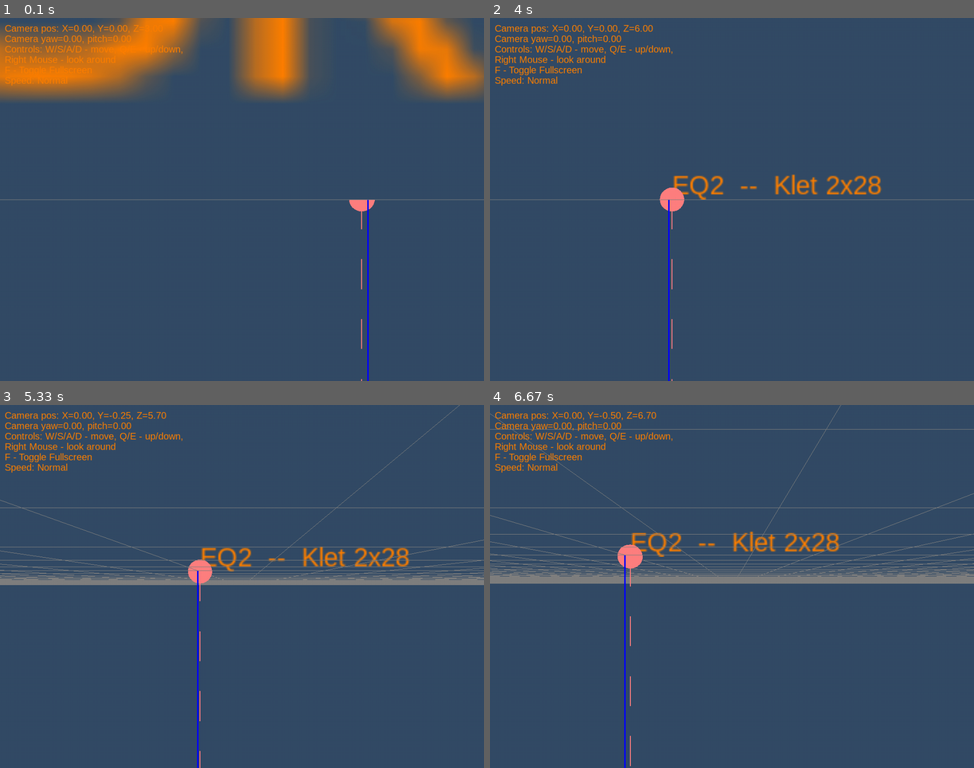
Above: before the commit, frames 1-4 (two rows, left to right).
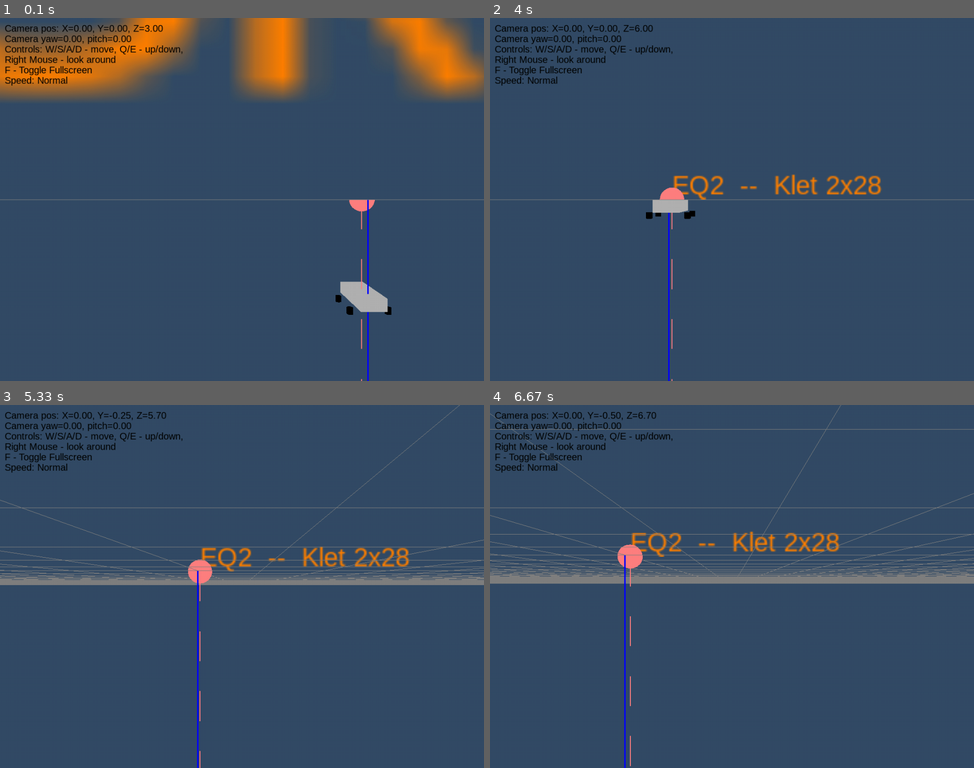
Above: after the commit, the same moments.

Repository: mike7109/Mine3DExplorer
Game: pygame game, started from main.py
Two runs of this game, one before a commit and one after it. Both use one fixed random seed, a clock stepped at 60 frames per second and the inputs below.
Inputs (mouse positions are in pixels of both pictures, inside the frame that each line leads up to):
- Up to frame 1 (0.1 s): no input
- Up to frame 2 (4 s): hold D 0.33-0.8 s; move the mouse to (712, 214) at 0.37 s; hold D 1.17-1.63 s; hold A 1.67-2.2 s; hold A 2.57-2.97 s; hold D from 3.4 s (still down)
- Up to frame 3 (5.33 s): release D at 4.03 s; hold A 4.47-4.93 s; tap E at 4.62 s; hold D from 4.97 s (still down)
- Up to frame 4 (6.67 s): release D at 5.43 s; hold D 5.8-6.27 s; tap E at 5.95 s; hold A from 6.3 s (still down)

The runs differ from the first frame. In frame 1, 2.1% of the frame differs, in the area x 1-81%, y 1-82%; in frame 2, 1.8%; in frame 3, 1.4%; in frame 4, 1.4%.

Commit message:
красиво текст отображается

Diff:
--- a/config.py
+++ b/config.py
@@ -40,3 +40,62 @@
 
 EQUIPMENT_DASH_LENGTH = 0.5
 EQUIPMENT_GAP_LENGTH = 0.5
+
+class Trolley:
+    def __init__(self, equipment, speed=0.02):
+        """
+        equipment: словарь оборудования из equipment_list
+        speed: скорость движения вагонетки
+        """
+        self.equipment = equipment
+        self.speed = speed
+        self.direction = 1  # 1: вперед, -1: назад
+        self.progress = 0.0  # Прогресс по линии от 0.0 до 1.0
+        self.wheel_rotation = 0.0  # Угол вращения колёс
+
+    def update(self):
+        """Обновление позиции вагонетки и вращения колёс."""
+        self.progress += self.direction * self.speed
+        if self.progress >= 1.0:
+            self.progress = 1.0
+            self.direction = -1
+        elif self.progress <= 0.0:
+            self.progress = 0.0
+            self.direction = 1
+
+        # Обновляем вращение колёс
+        # Предполагаем, что полный оборот колеса соответствует перемещению на его окружность
+        wheel_radius = 0.05  # Радиус колеса
+        wheel_circumference = 2 * math.pi * wheel_radius
+        self.wheel_rotation += (self.speed / wheel_circumference) * 360
+        self.wheel_rotation = self.wheel_rotation % 360
+
+    def get_position(self):
+        """Вычисление текущей позиции вагонетки."""
+        start = (self.equipment['xs'], self.equipment['ys'], self.equipment['zs'])
+        end = (self.equipment['xf'], self.equipment['yf'], self.equipment['zf'])
+        x = start[0] + (end[0] - start[0]) * self.progress
+        y = start[1] + (end[1] - start[1]) * self.progress
+        z = start[2] + (end[2] - start[2]) * self.progress
+        return (x, y, z)
+
+    def get_direction_vector(self):
+        """Вычисление нормализованного вектора направления движения."""
+        start = (self.equipment['xs'], self.equipment['ys'], self.equipment['zs'])
+        end = (self.equipment['xf'], self.equipment['yf'], self.equipment['zf'])
+        dx = end[0] - start[0]
+        dy = end[1] - start[1]
+        dz = end[2] - start[2]
+        length = math.sqrt(dx**2 + dy**2 + dz**2)
+        if length == 0:
+            return (0, 0, 1)  # По умолчанию вперед по оси Z
+        return (dx / length, dy / length, dz / length)
+
+    def set_speed(self, new_speed):
+        self.speed = new_speed
+
+    def accelerate(self, delta):
+        self.speed += delta
+
+# Список всех вагонеток
+trolleys_list = []
--- a/data_loader.py
+++ b/data_loader.py
@@ -32,9 +32,9 @@
     with open(csv_file, 'r', encoding='utf-8') as f:
         reader = csv.DictReader(f)
         for row in reader:
-            eq_name   = row['eq_name']
+            eq_name = row['eq_name']
             eq_status = int(row['eq_status'])
-            line_eq   = int(row['line_eq'])
+            line_eq = int(row['line_eq'])
             xs = float(row['xs'])
             ys = float(row['ys'])
             zs = float(row['zs'])
@@ -43,14 +43,22 @@
             zf = float(row['zf'])
 
             entry = {
-                'eq_name':   eq_name,
+                'eq_name': eq_name,
                 'eq_status': eq_status,
-                'line_eq':   line_eq,
+                'line_eq': line_eq,
                 'xs': xs, 'ys': ys, 'zs': zs,
                 'xf': xf, 'yf': yf, 'zf': zf
             }
             config.equipment_list.append(entry)
+
     print(f"Loaded {len(config.equipment_list)} equipment from {csv_file}")
+
+    # Создание вагонеток для каждого оборудования с индивидуальной скоростью (опционально)
+    for idx, equipment in enumerate(config.equipment_list):
+        speed = 0.005  # Пример: разные скорости для разных вагонеток
+        trolley = config.Trolley(equipment, speed=speed)
+        config.trolleys_list.append(trolley)
+    print(f"Initialized {len(config.trolleys_list)} trolleys.")
 
 
 def load_works(csv_file):
--- a/main.py
+++ b/main.py
@@ -50,6 +50,10 @@
 
         input_handling.update_camera_state()
 
+        # Обновление позиций вагонеток
+        for trolley in config.trolleys_list:
+            trolley.update()
+
         # Очищаем экран
         glClear(GL_COLOR_BUFFER_BIT | GL_DEPTH_BUFFER_BIT)
         glMatrixMode(GL_MODELVIEW)
--- a/renderer_3d.py
+++ b/renderer_3d.py
@@ -90,6 +90,80 @@
     glDisable(GL_TEXTURE_2D)
     glDisable(GL_BLEND)
 
+def draw_trolley(trolley):
+    """Рисуем упрощённую вагонетку параллельно линии оборудования с вращающимися колёсами."""
+    position = trolley.get_position()
+    x, y, z = position
+
+    # Получаем направление движения для ориентации
+    direction = trolley.get_direction_vector()
+
+    # Вычисляем угол поворота на основе направления
+    angle = math.degrees(math.atan2(direction[0], direction[2]))  # atan2(X, Z)
+
+    glPushMatrix()
+    glTranslatef(x, y, z)
+    glRotatef(-angle, 0, 1, 0)  # Поворачиваем вагонетку вдоль линии
+
+    # Устанавливаем цвет вагоночки
+    glColor3f(0.7, 0.7, 0.7)  # Серый цвет
+
+    # Рисуем основной прямоугольный блок
+    glBegin(GL_QUADS)
+    # Передняя грань
+    glVertex3f(-0.5, 0.0, -0.2)
+    glVertex3f(0.5, 0.0, -0.2)
+    glVertex3f(0.5, 0.0, 0.2)
+    glVertex3f(-0.5, 0.0, 0.2)
+    # Задняя грань
+    glVertex3f(-0.5, -0.2, -0.2)
+    glVertex3f(0.5, -0.2, -0.2)
+    glVertex3f(0.5, -0.2, 0.2)
+    glVertex3f(-0.5, -0.2, 0.2)
+    # Боковые грани
+    glVertex3f(-0.5, 0.0, -0.2)
+    glVertex3f(0.5, 0.0, -0.2)
+    glVertex3f(0.5, -0.2, -0.2)
+    glVertex3f(-0.5, -0.2, -0.2)
+
+    glVertex3f(0.5, 0.0, -0.2)
+    glVertex3f(0.5, 0.0, 0.2)
+    glVertex3f(0.5, -0.2, 0.2)
+    glVertex3f(0.5, -0.2, -0.2)
+
+    glVertex3f(0.5, 0.0, 0.2)
+    glVertex3f(-0.5, 0.0, 0.2)
+    glVertex3f(-0.5, -0.2, 0.2)
+    glVertex3f(0.5, -0.2, 0.2)
+
+    glVertex3f(-0.5, 0.0, 0.2)
+    glVertex3f(-0.5, 0.0, -0.2)
+    glVertex3f(-0.5, -0.2, -0.2)
+    glVertex3f(-0.5, -0.2, 0.2)
+    glEnd()
+
+    # Рисуем колёса как цилиндры
+    wheel_radius = 0.05
+    wheel_length = 0.1
+    glColor3f(0, 0, 0)  # Черный цвет колёс
+
+    # Позиции колёс относительно центра вагонетки
+    wheel_offsets = [
+        (-0.3, -0.2, -0.3),
+        (0.3, -0.2, -0.3),
+        (-0.3, -0.2, 0.3),
+        (0.3, -0.2, 0.3)
+    ]
+
+    for offset in wheel_offsets:
+        glPushMatrix()
+        glTranslatef(*offset)
+        glRotatef(90, 1, 0, 0)  # Вращаем цилиндр, чтобы ось была по X
+        glRotatef(trolley.wheel_rotation, 0, 0, 1)  # Вращение колеса для анимации
+        gluCylinder(quadric, wheel_radius, wheel_radius, wheel_length, 12, 1)
+        glPopMatrix()
+
+    glPopMatrix()
 
 def draw_mine_axes():
     """Рисуем шахтные оси как линии."""
@@ -235,3 +309,7 @@
     draw_mine_axes()
     draw_equipment()
     draw_work_places()
+
+    # Рисуем все вагонетки
+    for trolley in config.trolleys_list:
+        draw_trolley(trolley)
